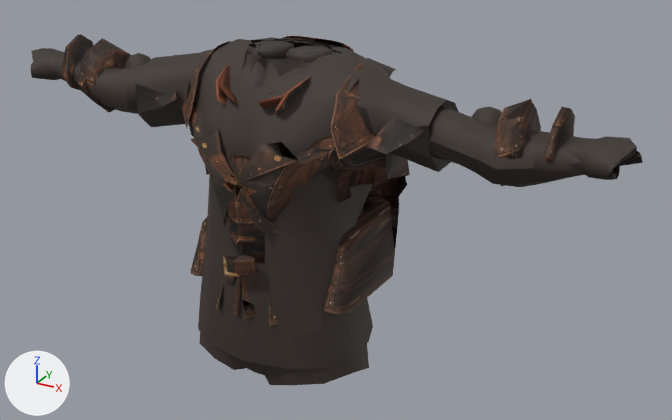
What one commit did to the glTF model godot-client/assets/actors/native/equipment/leather_ranger_torso_04.glb.
The view is the same before and after, from a 50 mm lens placed at (0.965, -1.49, 1.993), pointed at (0.077, 0.125, 1.185). The lights are fixed; the arrows at lower left show +X, +Y and +Z. The first picture is the older version. Vertices at exactly the same position are counted once.

The first picture shows 'Brassbuckle Coat'.
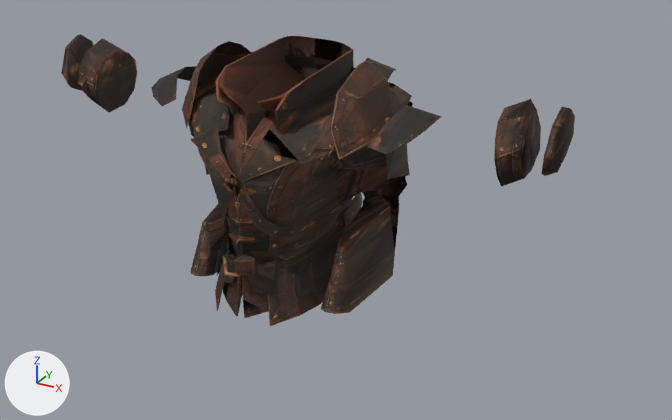
What changed in the scene script:
```text
Change me_brassbuckle_coat:
    used by ob_brassbuckle_coat; location = (0.0, 0.0, 0.0)
    remove me_brassbuckle_coat.from_pydata(...)  # 2343 vertices, 3865 faces; spans x -0.701..0.702, y -0.15..0.327, z 0.851..1.54
    add me_brassbuckle_coat.from_pydata(...)  # 849 vertices, 1407 faces; spans x -0.574..0.571, y -0.15..0.327, z 1.022..1.54
    me_brassbuckle_coat part 1: 20 loose pieces with 1494 vertices, spanning x -0.701..0.702, y -0.128..0.193, z 0.851..1.54, are deleted
    remove me_brassbuckle_coat.materials.append(mat_brassbuckle_coat_liner)  # brown #382f28
    remove me_brassbuckle_coat.materials.append(mat_brassbuckle_coat_paint)  # brown #382f28
```

Pixel boxes [x1, y1, x2, y2] of what changed, in the pictures (672 x 420 px):
'Brassbuckle Coat', reshaped (16% narrower, 17% shorter)
    before: [31, 34, 643, 385]
    after: [61, 34, 575, 326]
part 1 of me_brassbuckle_coat, deleted
    before: [31, 37, 643, 385]
